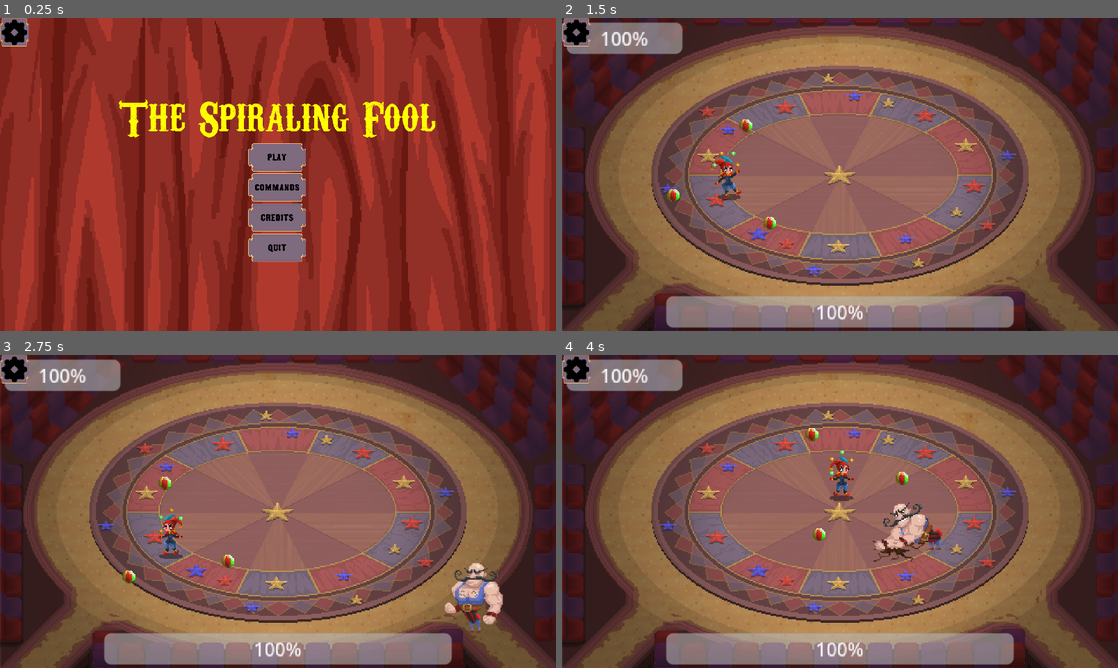
Above: before the commit, frames 1-4 (two rows, left to right).
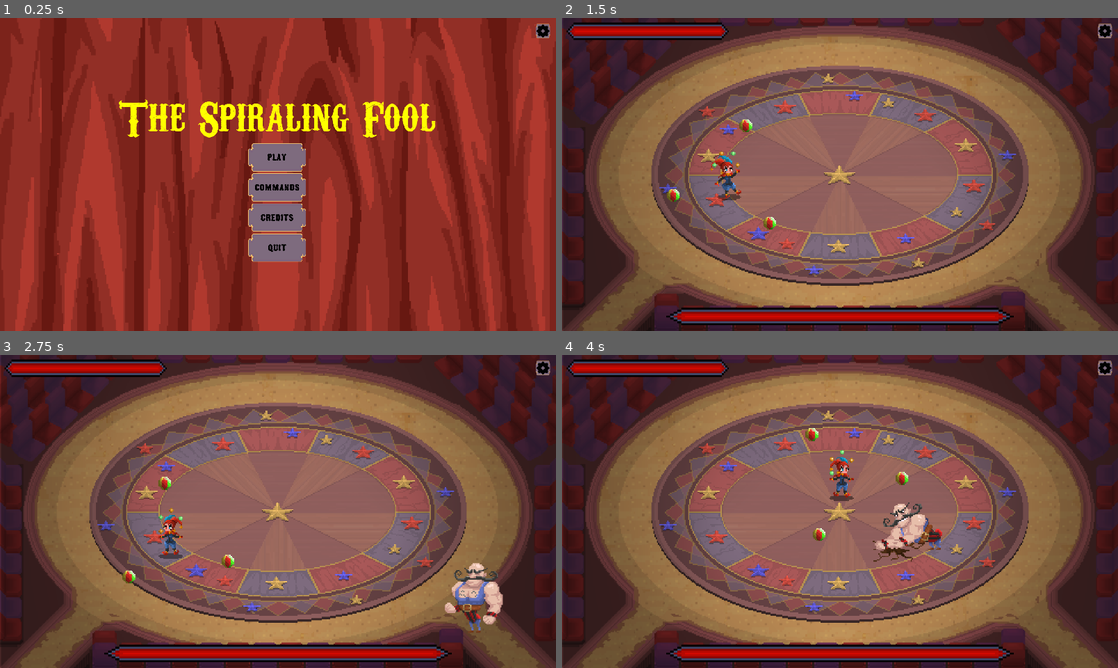
Above: after the commit, the same moments.

Repository: OscarPindaro/BossRushJam2025
Game: Godot game, scene res://scenes/controller/base_controller.tscn
The game is run twice, just before and just after one commit, with the same random seed, the same clock (stepped at 60 frames per second) and the same inputs.
Inputs (mouse positions are in pixels of both pictures, inside the frame that each line leads up to):
- Up to frame 1 (0.25 s): no input
- Up to frame 2 (1.5 s): click "Play" at 0.5 s; move the mouse to (962, 158) at 1.27 s; hold D (ui_right) from 1.28 s (still down)
- Up to frame 3 (2.75 s): move the mouse to (166, 527) at 2.02 s; release D (ui_right) at 2.03 s; hold S (ui_down) from 2.03 s (still down)
- Up to frame 4 (4 s): move the mouse to (895, 442) at 2.77 s; release S (ui_down) at 2.78 s; hold D (ui_right) 2.78-3.53 s; move the mouse to (812, 574) at 3.52 s; hold W (ui_up) from 3.53 s (still down)

The runs differ from the first frame. In frame 1, 0.6% of the frame differs, in the area x 0-99%, y 0-10%; in frame 2, 9.0%, in the area x 0-99%, y 0-99%; in frame 3, 9.0%; in frame 4, 9.0%.

Commit message:
added lifebars and other fixes

Diff:
--- /dev/null
+++ b/asset/graphic/UI/HealthBar/healthbar.tres
@@ -0,0 +1,14 @@
+[gd_resource type="Theme" load_steps=5 format=3 uid="uid://b8mlc3phiwgba"]
+
+[ext_resource type="Texture2D" uid="uid://ccjrjoh60xdpf" path="res://asset/graphic/UI/Lifebar_empty.png" id="1_bmtwi"]
+[ext_resource type="Texture2D" uid="uid://db8jjtft42r6m" path="res://asset/graphic/UI/Lifebar_fill.png" id="2_dfox3"]
+
+[sub_resource type="StyleBoxTexture" id="StyleBoxTexture_45avu"]
+texture = ExtResource("1_bmtwi")
+
+[sub_resource type="StyleBoxTexture" id="StyleBoxTexture_ibldd"]
+texture = ExtResource("2_dfox3")
+
+[resource]
+ProgressBar/styles/background = SubResource("StyleBoxTexture_45avu")
+ProgressBar/styles/fill = SubResource("StyleBoxTexture_ibldd")
--- a/scenes/game/fights/base_bossfight.tscn
+++ b/scenes/game/fights/base_bossfight.tscn
@@ -1,9 +1,10 @@
-[gd_scene load_steps=6 format=3 uid="uid://b33rcxtvopwp2"]
+[gd_scene load_steps=7 format=3 uid="uid://b33rcxtvopwp2"]
 
 [ext_resource type="Script" path="res://scenes/game/fights/base_bossfight.gd" id="1_ogfns"]
 [ext_resource type="Texture2D" uid="uid://bolbv1dk1gh8j" path="res://asset/graphic/Circus BG.png" id="2_0y00c"]
 [ext_resource type="PackedScene" uid="uid://dn82qtyb5sjxk" path="res://scenes/player/player.tscn" id="4_418sk"]
 [ext_resource type="PackedScene" uid="uid://dxlpp1xb6hb4m" path="res://scenes/balls/balls_area.tscn" id="5_gi4t1"]
+[ext_resource type="Theme" uid="uid://b8mlc3phiwgba" path="res://asset/graphic/UI/HealthBar/healthbar.tres" id="5_jr3tt"]
 
 [sub_resource type="SegmentShape2D" id="SegmentShape2D_8ttom"]
 a = Vector2(0, 270)
@@ -36,12 +37,16 @@
 
 [node name="BossHealthbar" type="ProgressBar" parent="."]
 offset_left = 90.0
-offset_top = 240.0
+offset_top = 250.0
 offset_right = 390.0
-offset_bottom = 267.0
+offset_bottom = 265.0
+theme = ExtResource("5_jr3tt")
+show_percentage = false
 
 [node name="PlayerHealthbar" type="ProgressBar" parent="."]
 offset_left = 4.0
 offset_top = 4.0
-offset_right = 104.0
-offset_bottom = 31.0
+offset_right = 144.0
+offset_bottom = 19.0
+theme = ExtResource("5_jr3tt")
+show_percentage = false
--- a/scenes/menu/buttons/ButtonSettings/settings_button.tscn
+++ b/scenes/menu/buttons/ButtonSettings/settings_button.tscn
@@ -6,8 +6,10 @@
 
 [node name="SettingsButton" instance=ExtResource("1_bhb40")]
 top_level = true
-offset_right = 100.0
-offset_bottom = 100.0
+offset_left = 1850.0
+offset_top = 20.0
+offset_right = 1900.0
+offset_bottom = 70.0
 icon = ExtResource("2_uedw1")
 icon_alignment = 1
 expand_icon = true
Binary file added: asset/graphic/UI/Lifebar.png
Not shown, added: asset/graphic/UI/Lifebar.png.import
Binary file added: asset/graphic/UI/Lifebar_empty.png
Not shown, added: asset/graphic/UI/Lifebar_empty.png.import
Binary file added: asset/graphic/UI/Lifebar_fill.png
Not shown, added: asset/graphic/UI/Lifebar_fill.png.import
